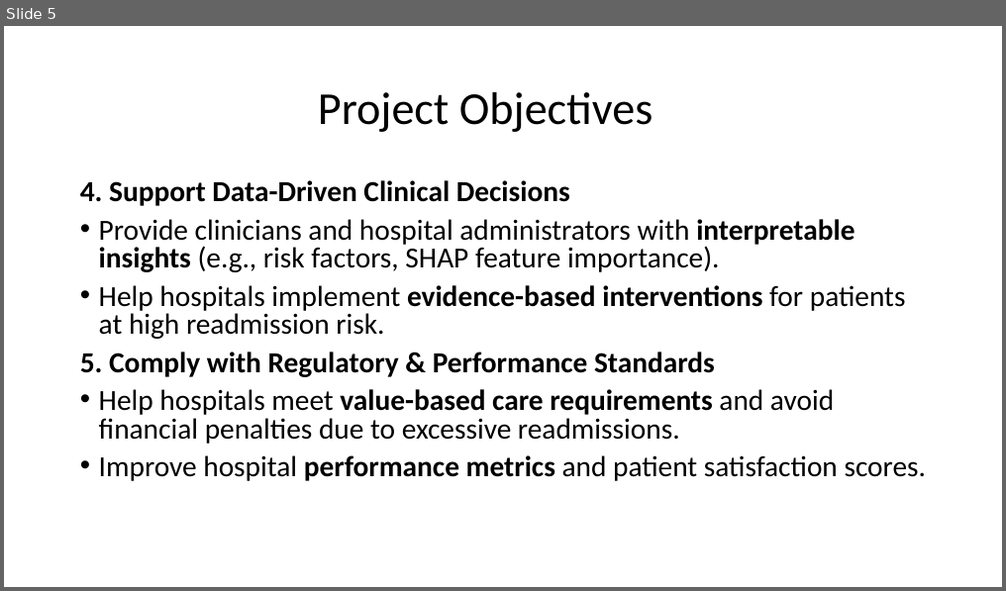
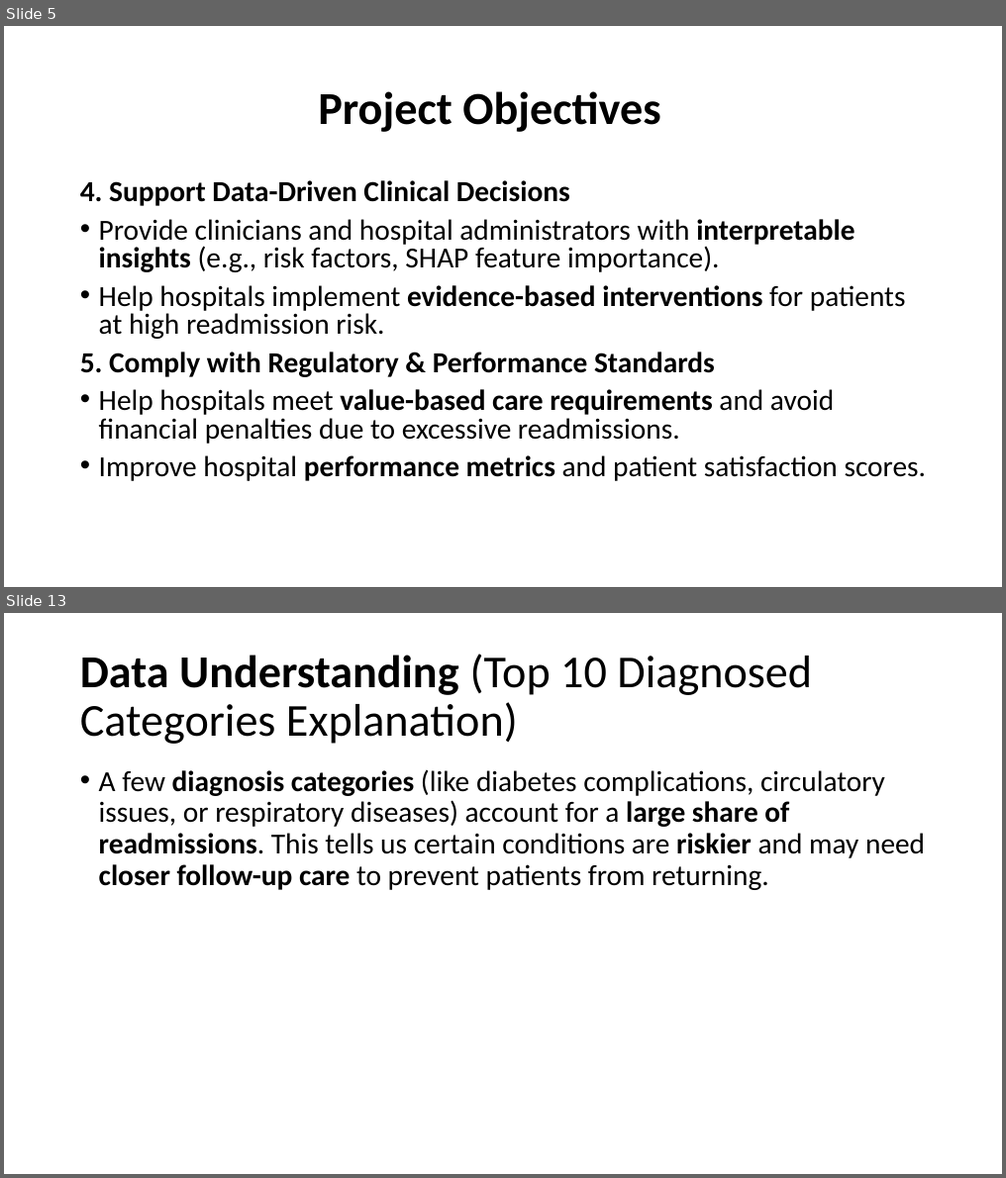
Before and after one commit to MburuMr/Diabetes-Readmission-Prediction, a slide deck: Presentation2.pptx. Shown one above the other, each under a label of ours: slide 5 before the commit, slides 5 and 13 after it; the slides between them are not shown. The pictures are 1006x591 and 1006x1178 pixels, drawn with LibreOffice and Linux fonts; fonts in the diff are those of the drawing. Boxes give left, top, right and bottom in pixels: in the first picture for what was removed or moved away, otherwise in the second. Text is boxed around its words. In the diff, an @@ line names an element or a change of style, - is before the commit and + after.

```diff
--- a/Presentation2.pptx
+++ b/Presentation2.pptx
@@ slide 13 added at (4, 613, 1002, 1174), background #FFFFFF @@
@@ title added at (80, 654, 812, 744), 44 pt, text #000000 @@
+Data Understanding (Top 10 Diagnosed Categories Explanation)
@@ text added at (99, 769, 925, 890), 28 pt, text #000000 @@
+• A few diagnosis categories (like diabetes complications, circulatory issues, or respiratory diseases) account for a large share of readmissions. This tells us certain conditions are riskier and may need closer follow-up care to prevent patients from returning.
@@ slide 5 changed as well @@
@@ title "Project Objectives" at (318, 91, 660, 132): bold on @@
```
Also in this commit, not shown: 4 other slides changed, 12 other slides added, 1 slide removed.
